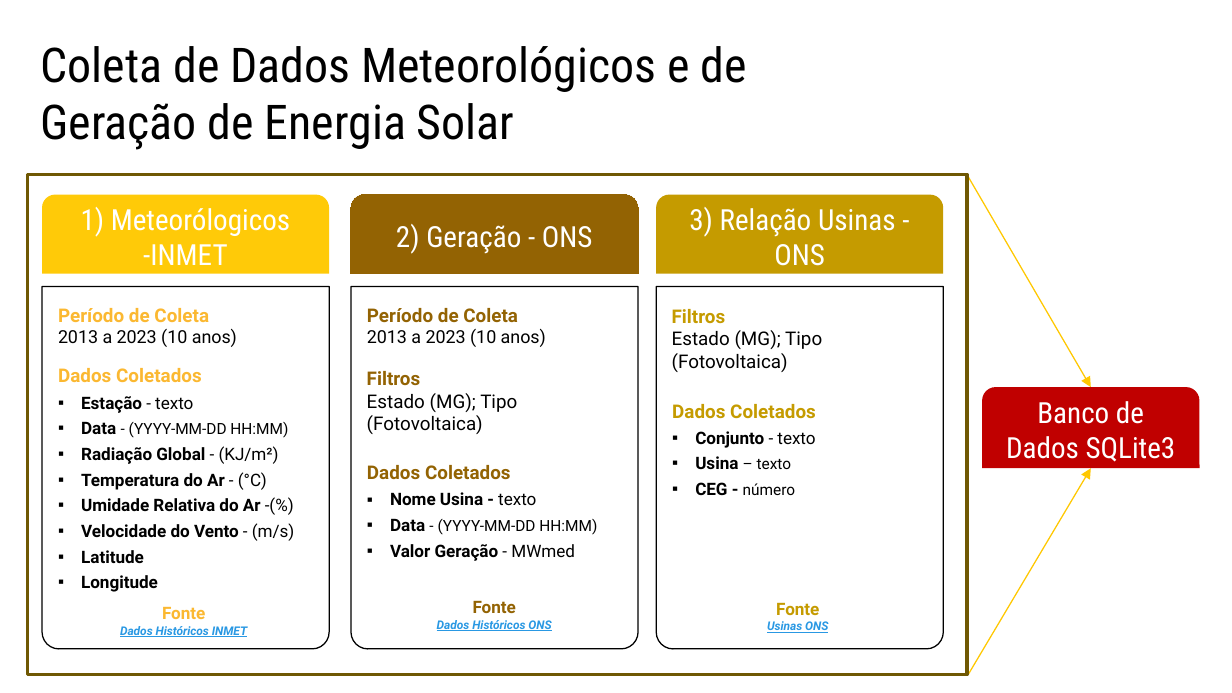
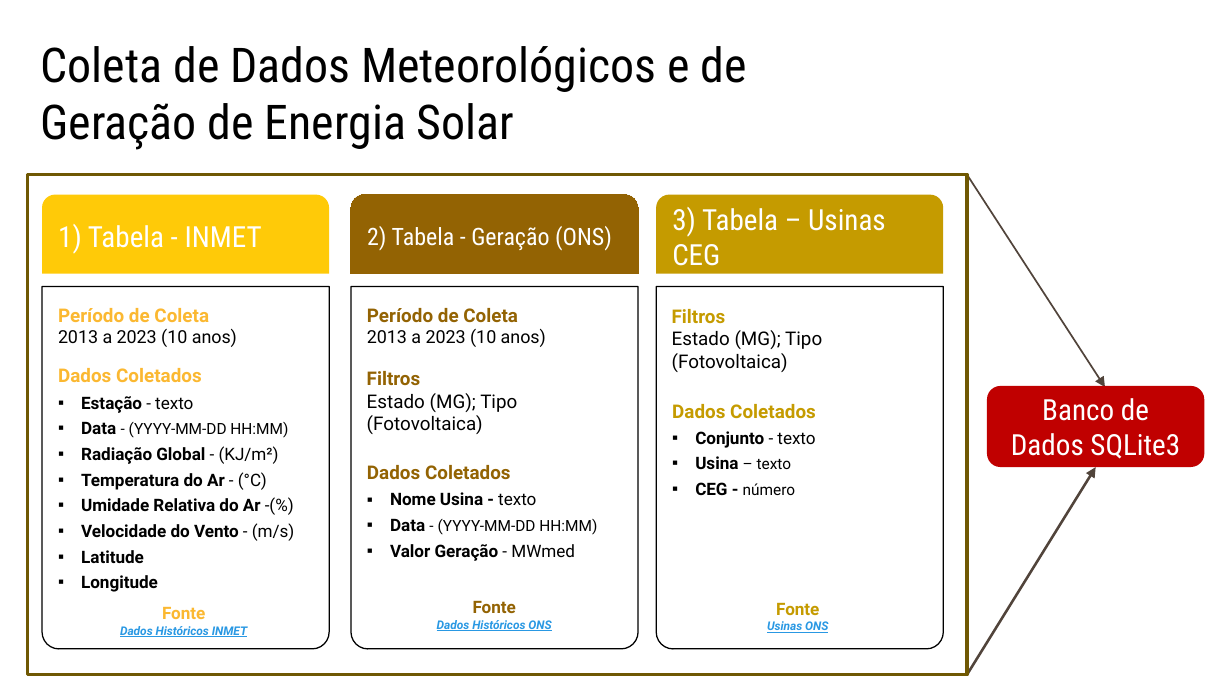
Before and after one commit to afazevedo/RadiantForecast, a slide deck: slide 4 of docs/presentation.pptx. Drawn at 1232x693 pixels with LibreOffice and Linux fonts; fonts in the diff are those of the drawing. Boxes give left, top, right and bottom in pixels: in the first picture for what was removed or moved away, otherwise in the second. Text is boxed around its words. In the diff, an @@ line names an element or a change of style, - is before the commit and + after.

```diff
--- a/docs/presentation.pptx
+++ b/docs/presentation.pptx
@@ arrow moved from (967, 175) - (1090, 387) to (967, 175) - (1105, 387) @@
@@ arrow (967, 175) - (1105, 387): stroke #FFC902 0.75 pt to #51443B 1 pt @@
@@ text in round same rect at [672, 207, 886, 266]: text changed @@
-3) Relação Usinas - ONS
+3) Tabela – Usinas CEG
@@ text in round same rect at [58, 224, 262, 254]: text changed @@
-1) Meteorólogicos -INMET
+1) Tabela - INMET
@@ text in round same rect at [367, 226, 612, 251]: text changed; size 17 to 14 pt @@
-2) Geração - ONS
+2) Tabela - Geração (ONS)
@@ rounded rectangle "Banco de Dados SQLite3": place and size @@
-rounded rectangle "Banco de Dados SQLite3" at [982, 387, 1199, 468]
+rounded rectangle "Banco de Dados SQLite3" at [987, 386, 1204, 467]
@@ rounded rectangle "Banco de Dados SQLite3" at [987, 386, 1204, 467]: round same rect to rounded rectangle @@
@@ arrow moved from (968, 674) - (1090, 468) to (967, 675) - (1095, 467) @@
@@ arrow (967, 675) - (1095, 467): stroke #FFC902 0.75 pt to #51443B 1.5 pt @@
```
Also in this commit, not shown: 18 other slides changed, 3 slides added, 3 slides removed, 4 other files.
